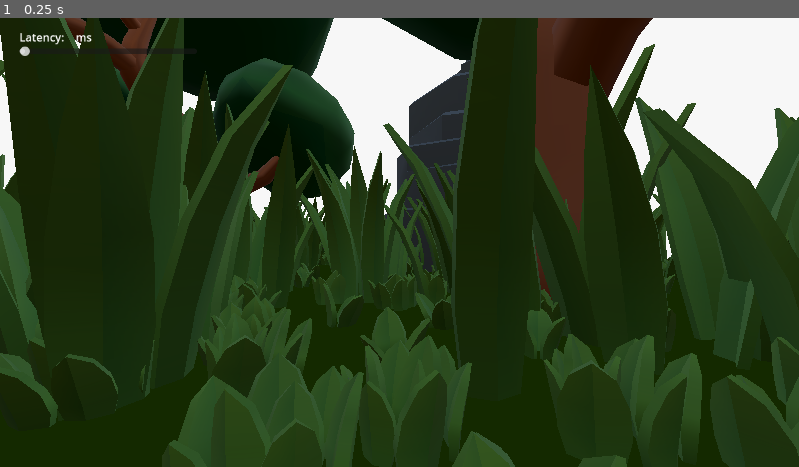
Above: before the commit, frame 1.
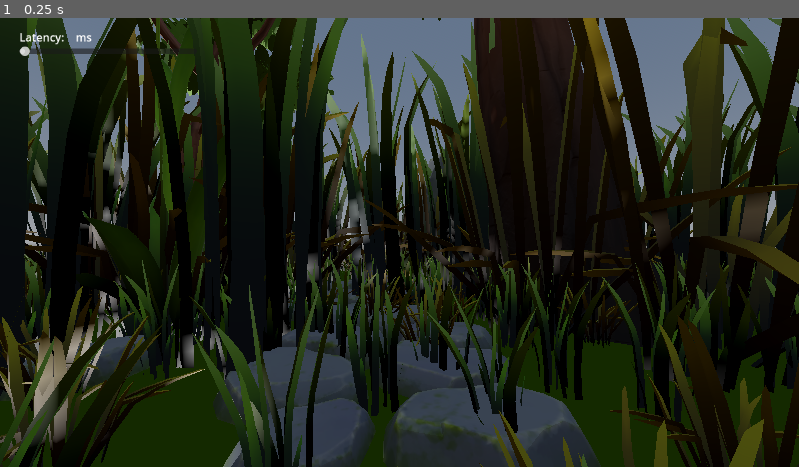
Above: after the commit, the same moment.

Repository: bemain/critterbug
Game: Godot game, scene res://world.tscn
Same seed, same stepped clock (60 frames per second), same inputs: the game is played once before the commit and once after it.
Inputs:
- Up to frame 1 (0.25 s): no input

The runs differ from the first frame. In frame 1, 73% of the frame differs, in the area x 0-100%, y 0-100%.
Error in both runs: Trying to return value of type "Nil" from a function whose return type is "float". (res://src/song/songs.gd:13)

Commit message:
Import assets

Diff:
--- a/world.tscn
+++ b/world.tscn
@@ -12,22 +12,24 @@
 [ext_resource type="Script" uid="uid://b5o5857yp7umk" path="res://addons/proton_scatter/src/scatter_item.gd" id="9_ikiii"]
 [ext_resource type="Script" uid="uid://bglbmejqp3xpx" path="res://addons/proton_scatter/src/scatter_shape.gd" id="10_cbp6q"]
 [ext_resource type="Script" uid="uid://m1xgjqb30jgd" path="res://addons/proton_scatter/src/shapes/sphere_shape.gd" id="11_26xuy"]
-[ext_resource type="PackedScene" uid="uid://b78c7or5ydas6" path="res://assets/Forest Nature Pack/Rock_1_K_Color1.gltf" id="13_2u3nc"]
-[ext_resource type="PackedScene" uid="uid://csqv2ckg32cxg" path="res://assets/Forest Nature Pack/Tree_1_B_Color1.gltf" id="14_udxuc"]
-[ext_resource type="PackedScene" uid="uid://cpcr3cyt3cvjo" path="res://assets/Forest Nature Pack/Tree_1_C_Color1.gltf" id="15_ikiii"]
-
-[sub_resource type="ProceduralSkyMaterial" id="ProceduralSkyMaterial_hiqwa"]
+[ext_resource type="PackedScene" uid="uid://b5y0crw32uw03" path="res://assets/Stylized Nature Megakit/CommonTree_1.gltf" id="14_hiqwa"]
+[ext_resource type="PackedScene" uid="uid://bfyemfud8x5ki" path="res://assets/Stylized Nature Megakit/CommonTree_5.gltf" id="15_2u3nc"]
+[ext_resource type="PackedScene" uid="uid://b4wexx70lnv4p" path="res://assets/Stylized Nature Megakit/Flower_3_Single.gltf" id="16_2u3nc"]
+[ext_resource type="PackedScene" uid="uid://carvm2lwhbalu" path="res://assets/Stylized Nature Megakit/Pebble_Round_5.gltf" id="17_cbp6q"]
+[ext_resource type="PackedScene" uid="uid://coc4uvuha7vre" path="res://assets/Stylized Nature Megakit/RockPath_Round_Small_1.gltf" id="18_26xuy"]
+[ext_resource type="PackedScene" uid="uid://db6dex6vb5vyb" path="res://assets/Stylized Nature Megakit/RockPath_Round_Small_2.gltf" id="19_bc84e"]
+[ext_resource type="PackedScene" uid="uid://cu4pnvl0bebke" path="res://assets/Stylized Nature Megakit/Rock_Medium_3.gltf" id="19_cbp6q"]
+
+[sub_resource type="ProceduralSkyMaterial" id="ProceduralSkyMaterial_cbp6q"]
 
 [sub_resource type="Sky" id="Sky_2u3nc"]
-sky_material = SubResource("ProceduralSkyMaterial_hiqwa")
+sky_material = SubResource("ProceduralSkyMaterial_cbp6q")
 
 [sub_resource type="Environment" id="Environment_hiqwa"]
-background_mode = 1
-background_color = Color(0.9691369, 0.9691369, 0.9691368, 1)
+background_mode = 2
 sky = SubResource("Sky_2u3nc")
-ambient_light_source = 3
-reflected_light_source = 2
 volumetric_fog_enabled = true
+volumetric_fog_density = 0.0
 
 [sub_resource type="PlaneMesh" id="PlaneMesh_036b0"]
 size = Vector2(10, 10)
@@ -117,6 +119,10 @@
 
 [node name="WorldEnvironment" type="WorldEnvironment" parent="."]
 environment = SubResource("Environment_hiqwa")
+
+[node name="Sun" type="DirectionalLight3D" parent="."]
+transform = Transform3D(0.7952123, -0.080398284, -0.600977, -0.045415293, 0.98048776, -0.19126247, 0.6046278, 0.17938778, 0.77604467, 0, 0, 0)
+shadow_enabled = true
 
 [node name="AudioLatency" type="Control" parent="."]
 layout_mode = 3
@@ -149,7 +155,8 @@
 allow_lesser = true
 
 [node name="Camera3D" type="Camera3D" parent="."]
-transform = Transform3D(-0.27897426, 0, 0.9602986, 0, 1, 0, -0.9602986, 0, -0.27897426, 1.4632132, 0.3337344, -0.95385206)
+transform = Transform3D(-0.27897426, 0, 0.9602986, 0, 1, 0, -0.9602986, 0, -0.27897426, 1.9151142, 0.4691676, -0.95385206)
+current = true
 
 [node name="Ground" type="MeshInstance3D" parent="."]
 mesh = SubResource("PlaneMesh_036b0")
@@ -165,11 +172,12 @@
 
 [node name="ScatterItem" type="Node3D" parent="LowGrass"]
 script = ExtResource("9_ikiii")
-path = "uid://mer5vu2w3s2c"
+path = "uid://bx2285c888vpk"
 
 [node name="ScatterItem2" type="Node3D" parent="LowGrass"]
 script = ExtResource("9_ikiii")
-path = "uid://bdsno1v0htfqr"
+proportion = 50
+path = "uid://ck1gi5dnose6q"
 
 [node name="ScatterShape" type="Node3D" parent="LowGrass"]
 script = ExtResource("10_cbp6q")
@@ -184,11 +192,12 @@
 
 [node name="ScatterItem" type="Node3D" parent="TallGrass"]
 script = ExtResource("9_ikiii")
-path = "uid://do5n3t4ys3qsf"
+path = "uid://c3nd3wdj267u"
 
 [node name="ScatterItem2" type="Node3D" parent="TallGrass"]
 script = ExtResource("9_ikiii")
-path = "uid://brmr21datyed1"
+proportion = 50
+path = "uid://b207buw28dtce"
 metadata/_custom_type_script = "uid://b5o5857yp7umk"
 
 [node name="ScatterShape" type="Node3D" parent="TallGrass"]
@@ -196,18 +205,30 @@
 script = ExtResource("10_cbp6q")
 shape = SubResource("Resource_bo7i5")
 
-[node name="Rock_1_K_Color12" parent="." instance=ExtResource("13_2u3nc")]
-transform = Transform3D(1, 0, 0, 0, 1, 0, 0, 0, 1, -3.352, 0, -1.0874194)
-
-[node name="Tree_1_B_Color12" parent="." instance=ExtResource("14_udxuc")]
-transform = Transform3D(1, 0, 0, 0, 1, 0, 0, 0, 1, -0.36470246, 2.3841858e-07, -1.2757378)
-
-[node name="Tree_1_C_Color12" parent="." instance=ExtResource("15_ikiii")]
-transform = Transform3D(1, 0, 0, 0, 1, 0, 0, 0, 1, -2.1344388, 0, 3.9375613)
-
 [node name="FogVolume" type="FogVolume" parent="."]
 transform = Transform3D(1, 0, 0, 0, 1, 0, 0, 0, 1, 0, 1, 0)
 size = Vector3(10, 2, 10)
 material = SubResource("FogMaterial_hiqwa")
 
+[node name="CommonTree_12" parent="." instance=ExtResource("14_hiqwa")]
+transform = Transform3D(1, 0, 0, 0, 1, 0, 0, 0, 1, -0.21640563, 0, -1.472056)
+
+[node name="CommonTree_52" parent="." instance=ExtResource("15_2u3nc")]
+transform = Transform3D(1, 0, 0, 0, 1, 0, 0, 0, 1, -1.6267414, 0, 3.0551271)
+
+[node name="Flower_3_Single2" parent="." instance=ExtResource("16_2u3nc")]
+transform = Transform3D(1, 0, 0, 0, 1, 0, 0, 0, 1, 0.8867861, 0, 0.5097712)
+
+[node name="Pebble_Round_52" parent="." instance=ExtResource("17_cbp6q")]
+transform = Transform3D(1, 0, 0, 0, 1, 0, 0, 0, 1, 1.2184392, 0, 0.43375063)
+
+[node name="RockPath_Round_Small_12" parent="." instance=ExtResource("18_26xuy")]
+transform = Transform3D(0.41114852, 0, -0.91156834, 0, 1, 0, 0.91156834, 0, 0.41114852, 0.8357402, 0, -0.56337166)
+
+[node name="RockPath_Round_Small_22" parent="." instance=ExtResource("19_bc84e")]
+transform = Transform3D(0.6841526, 0, -0.7293389, 0, 1, 0, 0.7293389, 0, 0.6841526, -0.38042927, 0, 0.25844526)
+
+[node name="Rock_Medium_32" parent="." instance=ExtResource("19_cbp6q")]
+transform = Transform3D(1, 0, 0, 0, 1, 0, 0, 0, 1, -3.4833548, 0, -1.8498366)
+
 [connection signal="value_changed" from="AudioLatency/Slider" to="." method="_on_latency_slider_value_changed"]
Binary file added: assets/Stylized Nature Megakit/Bark_DeadTree.png
Not shown, added: assets/Stylized Nature Megakit/Bark_DeadTree.png.import
Binary file added: assets/Stylized Nature Megakit/Bark_DeadTree_Normal.png
Not shown, added: assets/Stylized Nature Megakit/Bark_DeadTree_Normal.png.import
Binary file added: assets/Stylized Nature Megakit/Bark_NormalTree.png
Not shown, added: assets/Stylized Nature Megakit/Bark_NormalTree.png.import
Binary file added: assets/Stylized Nature Megakit/Bark_NormalTree_Normal.png
Not shown, added: assets/Stylized Nature Megakit/Bark_NormalTree_Normal.png.import
Binary file added: assets/Stylized Nature Megakit/Bark_TwistedTree.png
Not shown, added: assets/Stylized Nature Megakit/Bark_TwistedTree.png.import
Binary file added: assets/Stylized Nature Megakit/Bark_TwistedTree_Normal.png
Not shown, added: assets/Stylized Nature Megakit/Bark_TwistedTree_Normal.png.import
(and 233 more such lines)
